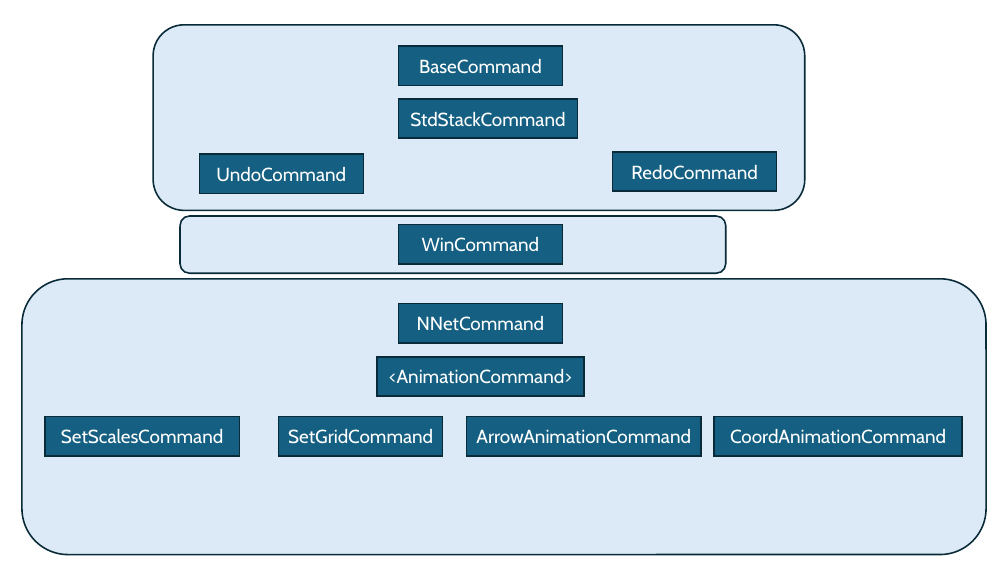
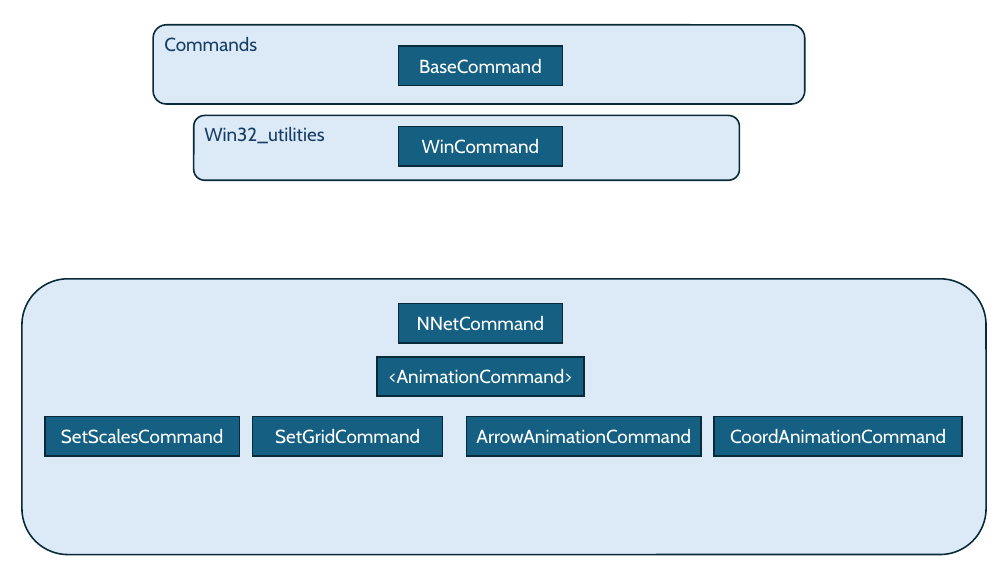
Before and after one commit to pk1954/solutions, a slide deck: slide 1 of NNet/Docu/Commands.pptx. Drawn at 1008x567 pixels with LibreOffice and Linux fonts; fonts in the diff are those of the drawing. Boxes give left, top, right and bottom in pixels: in the first picture for what was removed or moved away, otherwise in the second. Text is boxed around its words. In the diff, an @@ line names an element or a change of style, - is before the commit and + after.

Commit message:
Refactoring Commands

```diff
--- a/NNet/Docu/Commands.pptx
+++ b/NNet/Docu/Commands.pptx
@@ rounded rectangle "Commands": place and size @@
-rounded rectangle "Commands" at bbox=[153, 25, 805, 211]
+rounded rectangle "Commands" at bbox=[153, 25, 805, 104]
@@ text in rounded rectangle at bbox=[164, 37, 257, 52]: text added @@
+Commands
@@ rounded rectangle "Win32_utilities": place and size @@
-rounded rectangle "Win32_utilities" at bbox=[180, 216, 726, 274]
+rounded rectangle "Win32_utilities" at bbox=[194, 116, 740, 181]
@@ rectangle removed at bbox=[399, 99, 578, 138] @@
-StdStackCommand
@@ text in rounded rectangle at bbox=[204, 127, 324, 144]: text added @@
+Win32_utilities
@@ rectangle "WinCommand": place and size @@
-rectangle "WinCommand" at bbox=[399, 225, 563, 264]
+rectangle "WinCommand" at bbox=[399, 126, 563, 166]
@@ rectangle removed at bbox=[200, 154, 364, 194] @@
-UndoCommand
@@ rectangle removed at bbox=[613, 152, 777, 191] @@
-RedoCommand
@@ rectangle "SetGridCommand": place and size @@
-rectangle "SetGridCommand" at bbox=[279, 417, 443, 456]
+rectangle "SetGridCommand" at bbox=[253, 417, 443, 456]
```
Also in this commit, not shown: 11 other files.
